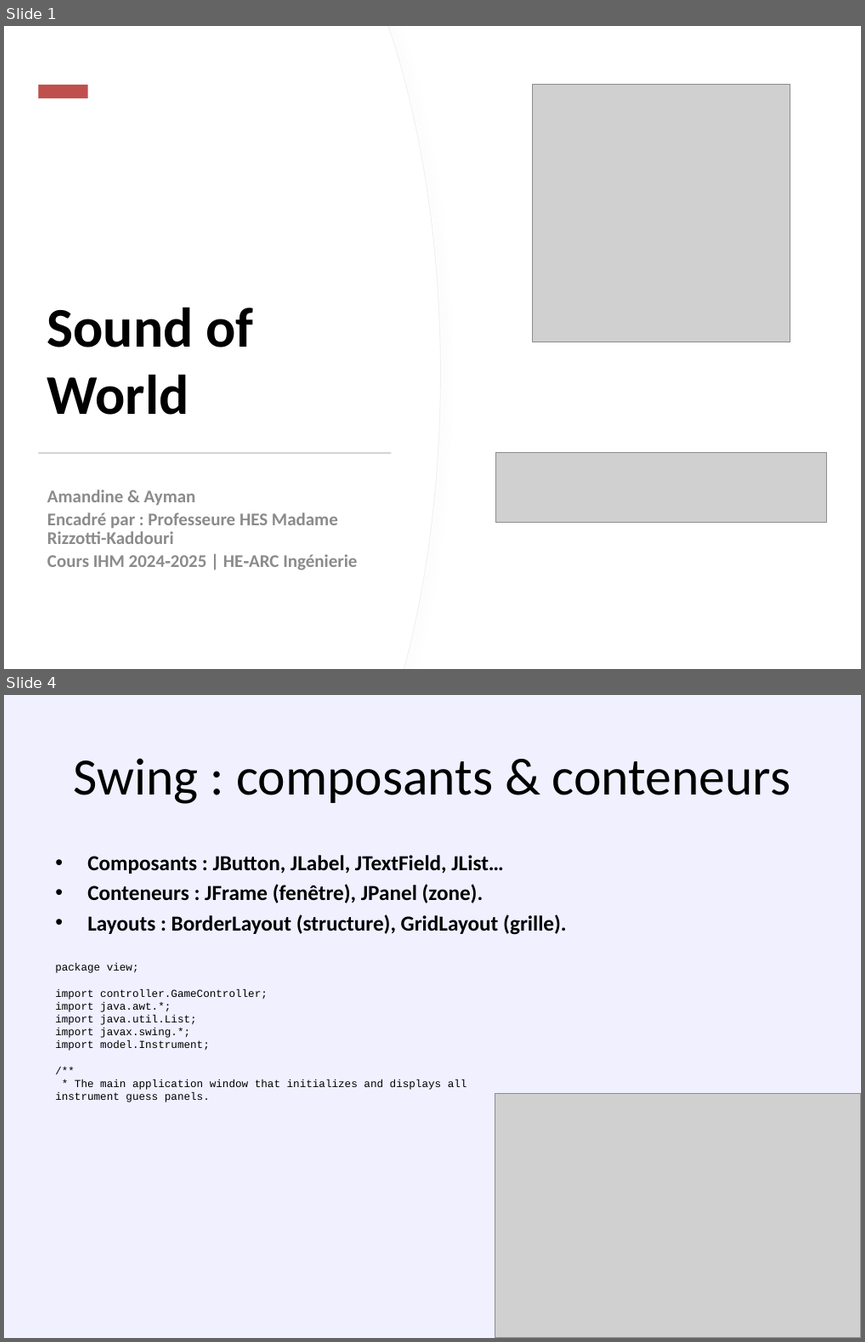
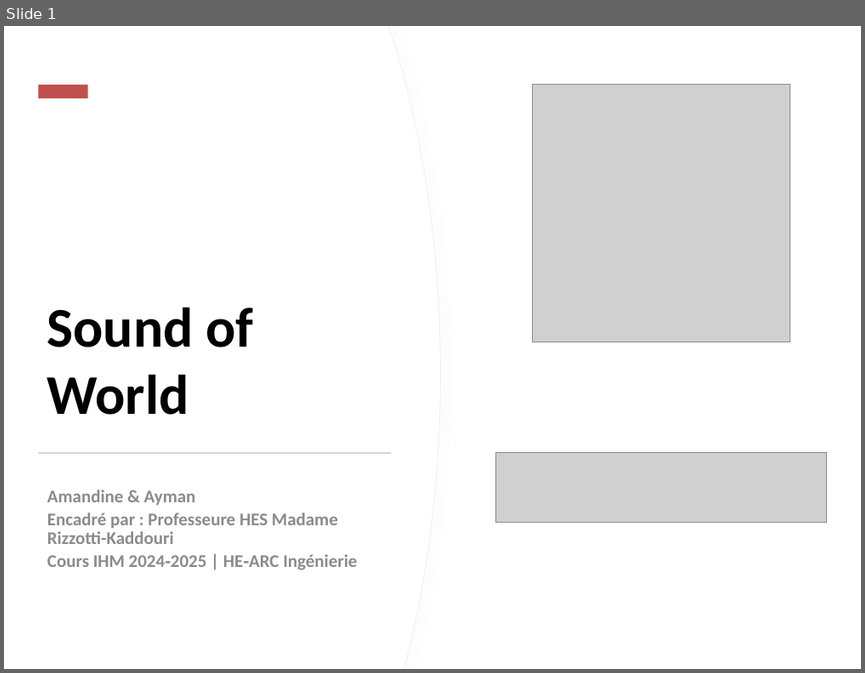
Before and after one commit to Bobyte5923/SoundOfWorld, a slide deck: SoundOfWorld.pptx. Shown one above the other, each under a label of ours: slides 1 and 4 before the commit, slide 1 after it; the slides between them are not shown. The pictures are 865x1342 and 865x673 pixels, drawn with LibreOffice and Linux fonts; fonts in the diff are those of the drawing; grey boxes stand for pictures. Boxes give left, top, right and bottom in pixels: in the first picture for what was removed or moved away, otherwise in the second. Text is boxed around its words. In the diff, an @@ line names an element or a change of style, - is before the commit and + after.

```diff
--- a/SoundOfWorld.pptx
+++ b/SoundOfWorld.pptx
@@ slide 4 removed at (4,695,861,1338), background #F0F0FF @@
@@ title removed at (74,758,790,804) @@
-Swing : composants & conteneurs
@@ text removed at (87,855,567,935) @@
-• Composants : JButton, JLabel, JTextField, JList…
-• Conteneurs : JFrame (fenêtre), JPanel (zone).
-• Layouts : BorderLayout (structure), GridLayout (grille).
@@ text removed at (55,963,467,1102) @@
-package view;
-import controller.GameController;
-import java.awt.*;
-import java.util.List;
-import javax.swing.*;
-import model.Instrument;
-/**
-* The main application window that initializes and displays all instrument guess panels.
@@ picture removed at (495,1093,861,1338) @@
```
Also in this commit, not shown: 6 slides changed, 5 other slides removed.
